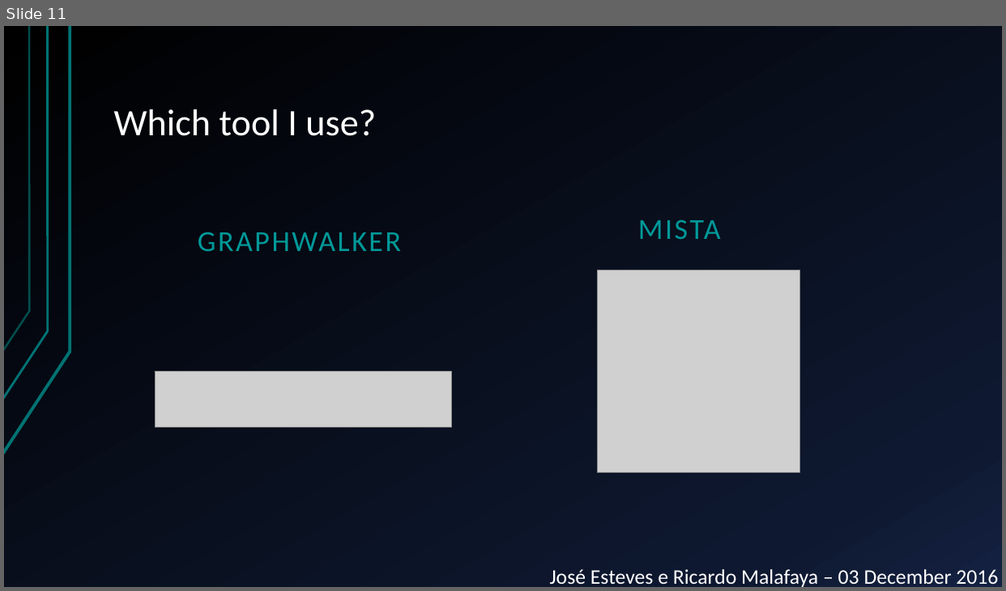
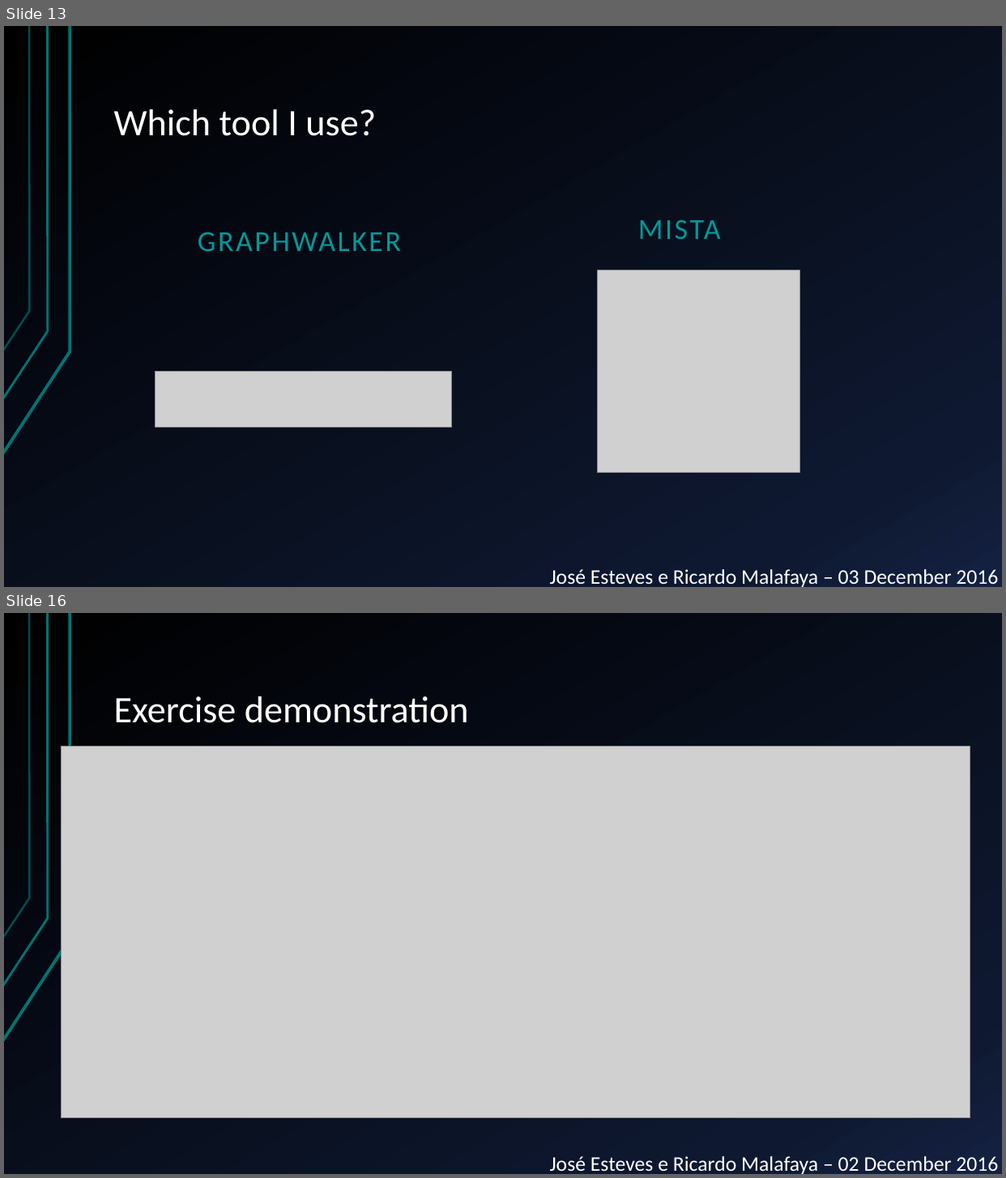
Before and after one commit to JGEsteves89/FEUP-MESW-TVVS-MBT, a slide deck: Presentation.pptx. Shown one above the other, each under a label of ours: slide 11 before the commit, slides 13 and 16 after it; the slides between them are not shown. The pictures are 1006x591 and 1006x1178 pixels, drawn with LibreOffice and Linux fonts; fonts in the diff are those of the drawing; grey boxes stand for pictures. Boxes give left, top, right and bottom in pixels: in the first picture for what was removed or moved away, otherwise in the second. Text is boxed around its words. In the diff, an @@ line names an element or a change of style, - is before the commit and + after.

```diff
--- a/Presentation.pptx
+++ b/Presentation.pptx
@@ slide 16 added at bbox=[4, 613, 1002, 1174], background gradient #000000 to #0F1931 to #142242; not listed: 3 template elements that a slide beside it also shows @@
@@ title added at bbox=[114, 696, 469, 723], 36 pt, text #FFFFFF @@
+Exercise demonstration
@@ picture added at bbox=[61, 747, 970, 1118] @@
@@ text added at bbox=[550, 1157, 998, 1174], 20 pt, text #FFFFFF @@
+José Esteves e Ricardo Malafaya – 02 December 2016
@@ what was slide 11 is now slide 13 @@
```
Also in this commit, not shown: 11 slides changed, 5 other slides added, 1 other file.
